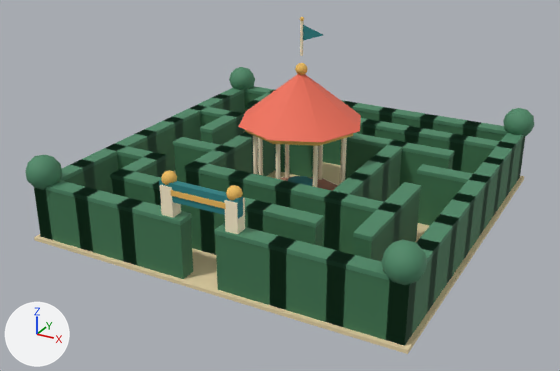
A saved change to the glTF model games/brightway-park/public/art/models/ride_maze.glb.
Rendered twice from a 50 mm camera at (10.0, -19.46, 10.32) aimed at (-0.15, -1.01, 1.09). Arrows for +X, +Y and +Z are at lower left; the lights stay in place. The picture after the commit comes second. Where no turn or scale is listed for an object, it has been applied to the vertices.

The first picture shows 'ride_maze_0', 'ride_maze_1', 'ride_maze_2', 'ride_maze_3', 'ride_maze_5', 'ride_maze_6', 'ride_maze_8' and 2 more.
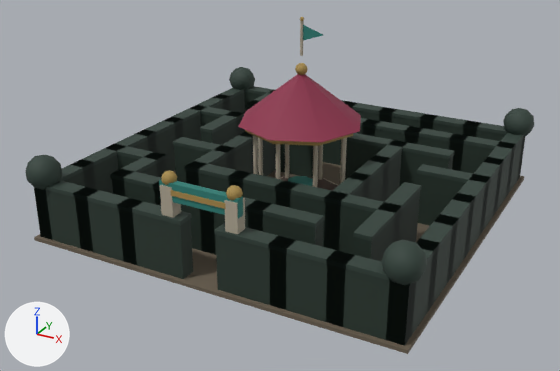
What differs and where, as boxes (x1, y1, x2, y2) in the pictures (560 x 371 px):
'ride_maze_1', recoloured (darker): (34, 92, 525, 346) in both
'ride_maze_2', recoloured (darker): (25, 67, 534, 286) in both
'ride_maze_6', recoloured (darker): (238, 74, 361, 142) in both
'ride_maze_0', recoloured: (34, 131, 524, 354) in both
'ride_maze_3', recoloured: (160, 20, 347, 234) in both
'ride_maze_5', recoloured: (161, 17, 353, 209) in both

The change, as a list of edits to the scene's bpy script:
```text
Change mat_material_0:
    mat_material_0.base_color: (0.791, 0.651, 0.381) -> (0.147, 0.117, 0.0802)  # beige #e6d3a6 -> brown #6b6050
Change mat_material_1:
    mat_material_1.base_color: (0.0467, 0.178, 0.0802) -> (0.0185, 0.0356, 0.0252)  # dark green #3d7550 -> dark green #25352c
Change mat_material_2:
    mat_material_2.base_color: (0.0723, 0.246, 0.133) -> (0.0284, 0.0513, 0.0395)  # green #4c8866 -> dark green #2f4038
Change mat_material_3:
    mat_material_3.base_color: (1.0, 0.88, 0.624) -> (0.44, 0.392, 0.301)  # beige #fff1cf -> grey #b1a895
Change mat_material_5:
    mat_material_5.base_color: (0.847, 0.503, 0.107) -> (0.381, 0.254, 0.0685)  # orange #edbc5c -> brown #a68a4a
Change mat_material_6:
    mat_material_6.base_color: (0.863, 0.162, 0.0999) -> (0.262, 0.0284, 0.0685)  # red #ef7059 -> red #8c2f4a
```
